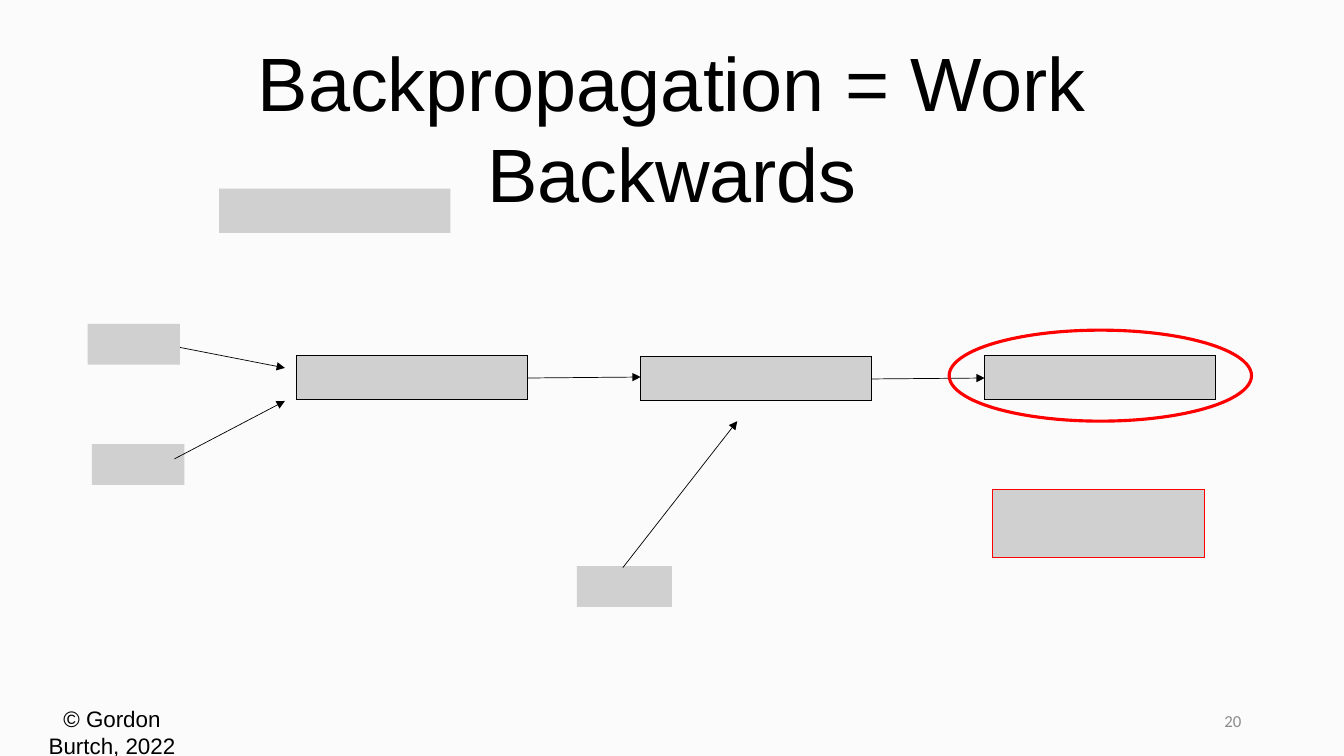
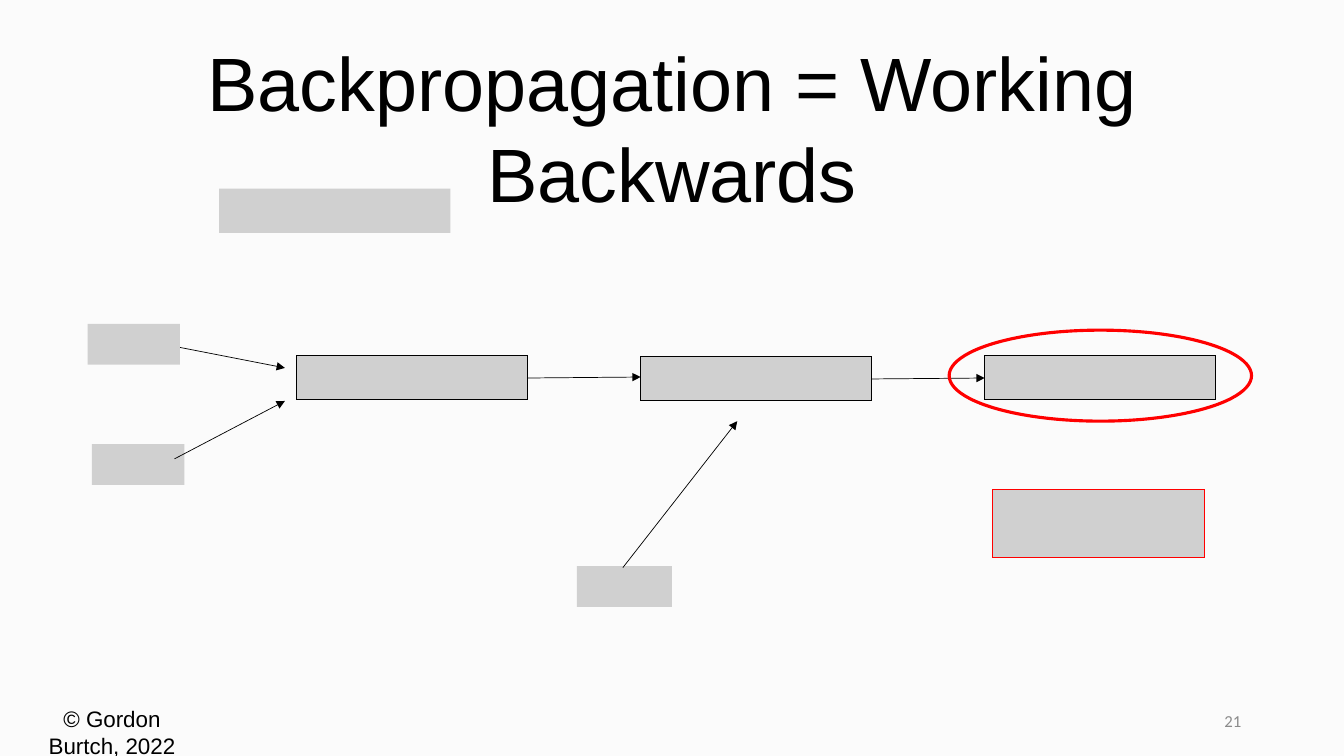
Before and after one commit to zizgao/BA865-2022, a slide deck: slide 21 of Week 2/02 - Math & Keras.pptx (slide 20 before the commit). Drawn at 1344x756 pixels with LibreOffice and Linux fonts; fonts in the diff are those of the drawing; grey boxes stand for pictures. Boxes give left, top, right and bottom in pixels: in the first picture for what was removed or moved away, otherwise in the second. Text is boxed around its words. In the diff, an @@ line names an element or a change of style, - is before the commit and + after.

Commit message:
slide update.

```diff
--- a/Week 2/02 - Math & Keras.pptx
+++ b/Week 2/02 - Math & Keras.pptx
@@ text at (207, 56, 1136, 203): text changed @@
-Backpropagation = Work Backwards
+Backpropagation = Working Backwards
@@ page number at (1224, 716, 1241, 727): text changed @@
-20
+21
```
Also in this commit, not shown: 2 other slides changed, 1 slide added, 1 other file.
